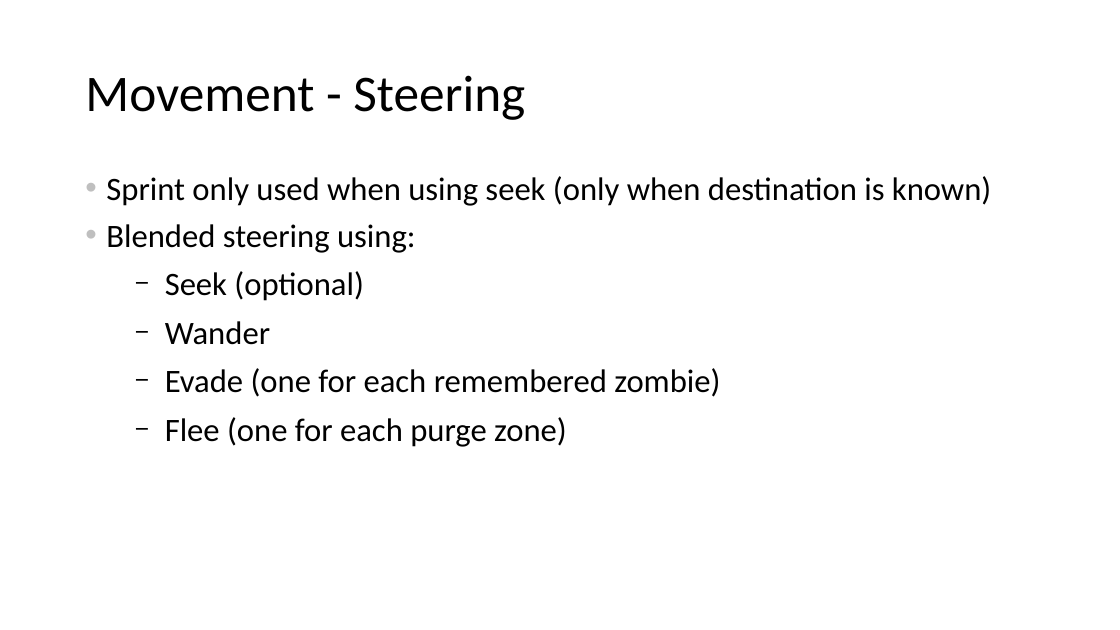
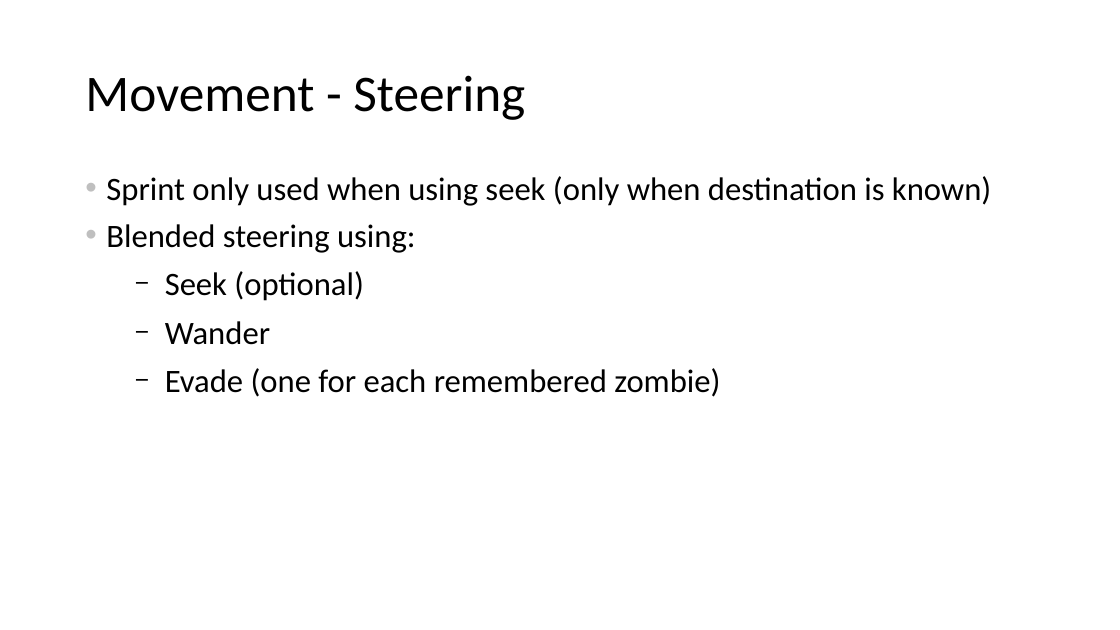
Before and after one commit to DAE-GD-2025-2026/gameai-zombie-BauwenDR, a slide deck: slide 5 of GPP_ZombieAI_DeRonBauwen_2DAE19.pptx. Drawn at 1120x630 pixels with LibreOffice and Linux fonts; fonts in the diff are those of the drawing. Boxes give left, top, right and bottom in pixels: in the first picture for what was removed or moved away, otherwise in the second. Text is boxed around its words. In the diff, an @@ line names an element or a change of style, - is before the commit and + after.

```diff
--- a/GPP_ZombieAI_DeRonBauwen_2DAE19.pptx
+++ b/GPP_ZombieAI_DeRonBauwen_2DAE19.pptx
@@ text at box(165, 417, 567, 447): paragraph removed @@
-  − Flee (one for each purge zone)
```
Also in this commit, not shown: 7 other files.
